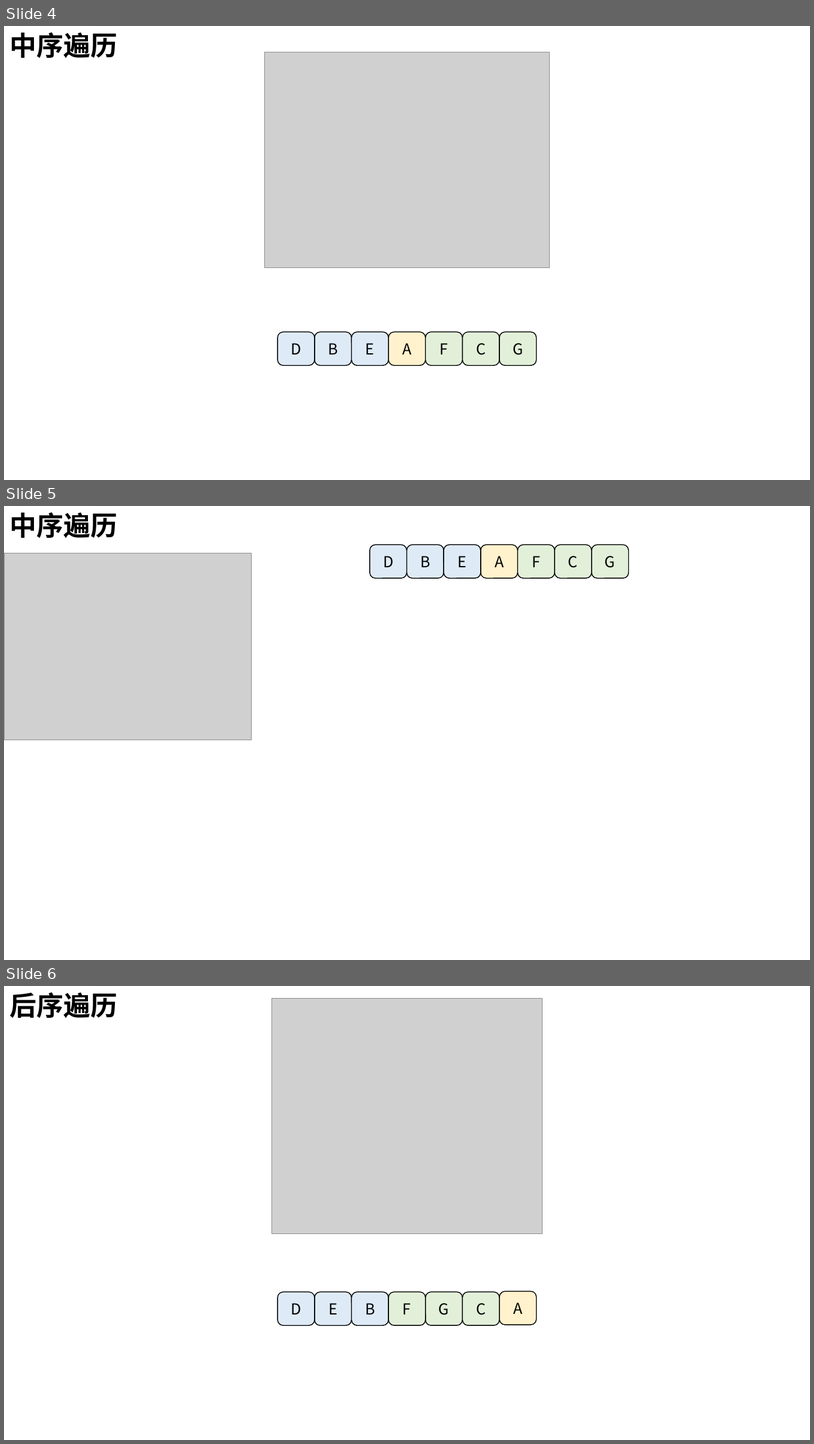
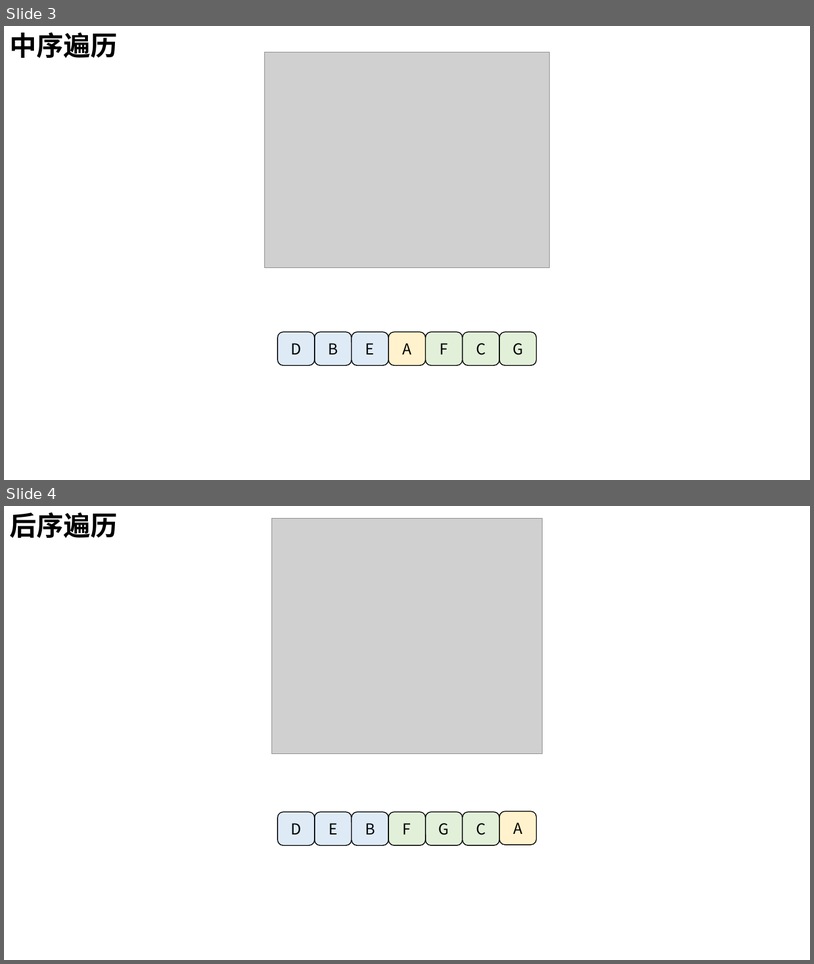
Before and after one commit to ShiMengjie/LeetCode, a slide deck: PPT/二叉树遍历问题.pptx. Shown one above the other, each under a label of ours: slides 4, 5 and 6 before the commit, slides 3 and 4 after it. The pictures are 814x1444 and 814x964 pixels, drawn with LibreOffice and Linux fonts; fonts in the diff are those of the drawing; grey boxes stand for pictures; background and template pictures are left out. Boxes give left, top, right and bottom in pixels: in the first picture for what was removed or moved away, otherwise in the second. Text is boxed around its words. In the diff, an @@ line names an element or a change of style, - is before the commit and + after.

```diff
--- a/PPT/二叉树遍历问题.pptx
+++ b/PPT/二叉树遍历问题.pptx
@@ slide 5 removed at <box>4,506,810,960</box>, background #FFFFFF @@
@@ text removed at <box>10,512,117,538</box> @@
-中序遍历
@@ picture removed at <box>4,553,251,739</box> @@
@@ rounded rectangle removed at <box>370,545,407,578</box> @@
-D
@@ rounded rectangle removed at <box>407,545,444,578</box> @@
-B
@@ rounded rectangle removed at <box>444,545,481,578</box> @@
-E
@@ rounded rectangle removed at <box>482,545,518,578</box> @@
-A
@@ rounded rectangle removed at <box>518,545,555,578</box> @@
-F
@@ rounded rectangle removed at <box>555,545,592,578</box> @@
-C
@@ rounded rectangle removed at <box>592,545,629,578</box> @@
-G
@@ what was slide 4 is now slide 3 @@
@@ what was slide 6 is now slide 4 @@
```
Also in this commit, not shown: 1 slide changed, 2 other slides removed, 11 other files.
